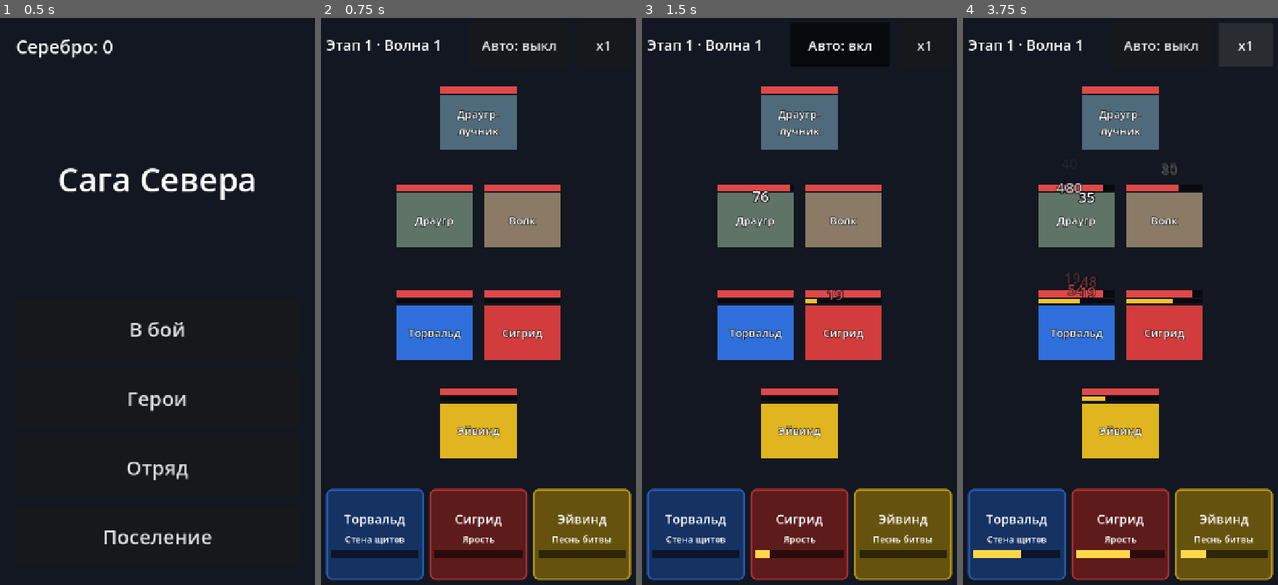
Above: before the commit, frames 1-4 (left to right).
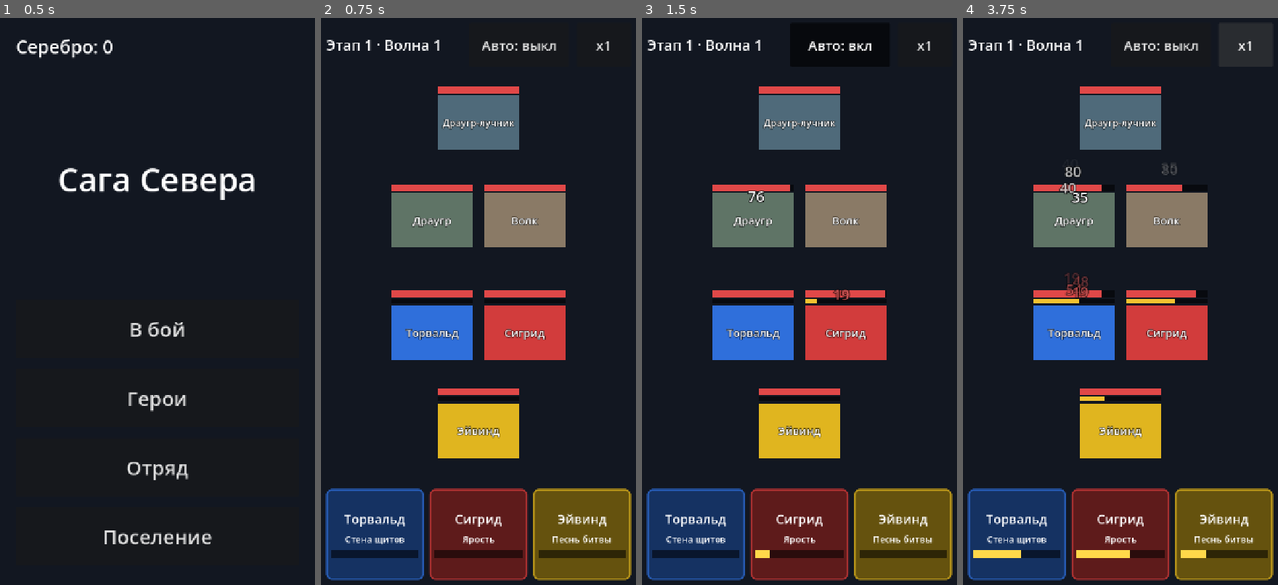
Above: after the commit, the same moments.

Repository: kozyrevdmit-create/saga-severa
Game: Godot game, scene res://scenes/main_menu.tscn
The game is run twice, just before and just after one commit, with the same random seed, the same clock (stepped at 60 frames per second) and the same inputs.
Inputs:
- Up to frame 1 (0.5 s): no input
- Up to frame 2 (0.75 s): click "В бой" at 0.5 s
- Up to frame 3 (1.5 s): click "Авто: выкл" at 1.25 s
- Up to frame 4 (3.75 s): click "Авто: вкл" at 2 s; click "x1" at 2.75 s; click "x2" at 3.5 s

Frame 1 is identical in both runs. In frame 2, 2.2% of the frame differs, in the area x 22-78%, y 12-78%; in frame 3, 2.4%; in frame 4, 2.7%.

Commit message:
Battle screen: fit fighter names on one line, stack multi-hit numbers
Found while playing the deployed M2 build:
- the web build split "Драугр-лучник" mid-word; names now shrink to fit
- Fury's three strikes landed in one frame and their numbers overlapped

Co-Authored-By: Claude Opus 5.5 <noreply@anthropic.com>

Diff:
--- a/scripts/ui/battle_screen.gd
+++ b/scripts/ui/battle_screen.gd
@@ -20,11 +20,13 @@
 const DAMAGE_TO_HERO_COLOR := Color("#ff6b6b")
 const ULTIMATE_COLOR := Color("#ffd84a")
 const HEAL_COLOR := Color("#6bff8a")
+const POPUP_STACK_STEP := 36.0
 
 var _battle
 var _max_energy := 1
 var _speed := 1
 var _views := {}  ## unit id -> FighterView
+var _popups_this_frame := {}  ## unit id -> popups already shown this frame (stacked, not overlapped)
 var _cards := {}  ## unit id -> HeroCard
 
 
@@ -54,6 +56,7 @@
 
 
 func _process(delta: float) -> void:
+	_popups_this_frame.clear()
 	_battle.advance(delta * _speed)
 	for event in _battle.take_events():
 		_show_event(event)
@@ -126,7 +129,10 @@
 	%Field.add_child(label)
 	label.reset_size()
 	var origin: Vector2 = _views[unit_id].popup_origin()
-	origin.x += randf_range(-30.0, 30.0)  # cosmetic jitter so numbers do not overlap
+	var stacked: int = _popups_this_frame.get(unit_id, 0)
+	_popups_this_frame[unit_id] = stacked + 1
+	origin.y -= stacked * POPUP_STACK_STEP  # e.g. three Fury strikes in one frame
+	origin.x += randf_range(-16.0, 16.0)  # cosmetic jitter for hits in consecutive frames
 	label.position = origin - label.size / 2.0
 	var tween := label.create_tween().set_parallel()
 	tween.tween_property(label, "position:y", label.position.y - 80.0, duration)
--- a/scripts/ui/fighter_view.gd
+++ b/scripts/ui/fighter_view.gd
@@ -3,8 +3,11 @@
 
 const StatBar := preload("res://scripts/ui/stat_bar.gd")
 
-const WIDTH := 170.0
+const WIDTH := 180.0
 const BODY_HEIGHT := 120.0
+const NAME_FONT_SIZE := 24
+const NAME_MIN_FONT_SIZE := 14
+const NAME_PADDING := 16.0
 const HP_COLOR := Color("#e04848")
 const ENERGY_COLOR := Color("#f2c230")
 
@@ -35,8 +38,8 @@
 	label.set_anchors_preset(Control.PRESET_FULL_RECT)
 	label.horizontal_alignment = HORIZONTAL_ALIGNMENT_CENTER
 	label.vertical_alignment = VERTICAL_ALIGNMENT_CENTER
-	label.autowrap_mode = TextServer.AUTOWRAP_WORD_SMART
-	label.add_theme_font_size_override("font_size", 24)
+	# One line, shrunk to fit: the web build does not wrap at hyphens and would split a word.
+	label.add_theme_font_size_override("font_size", _fitting_font_size(label, unit.display_name))
 	label.add_theme_constant_override("outline_size", 6)
 	label.add_theme_color_override("font_outline_color", Color(0, 0, 0, 0.8))
 	_body.add_child(label)
@@ -51,3 +54,11 @@
 ## Point above the body where floating numbers start (in parent coordinates).
 func popup_origin() -> Vector2:
 	return position + Vector2(WIDTH / 2.0, 30.0)
+
+
+func _fitting_font_size(label: Label, text_value: String) -> int:
+	var font := label.get_theme_font("font")
+	var font_size := NAME_FONT_SIZE
+	while font_size > NAME_MIN_FONT_SIZE and font.get_string_size(text_value, HORIZONTAL_ALIGNMENT_LEFT, -1, font_size).x > WIDTH - NAME_PADDING:
+		font_size -= 1
+	return font_size
